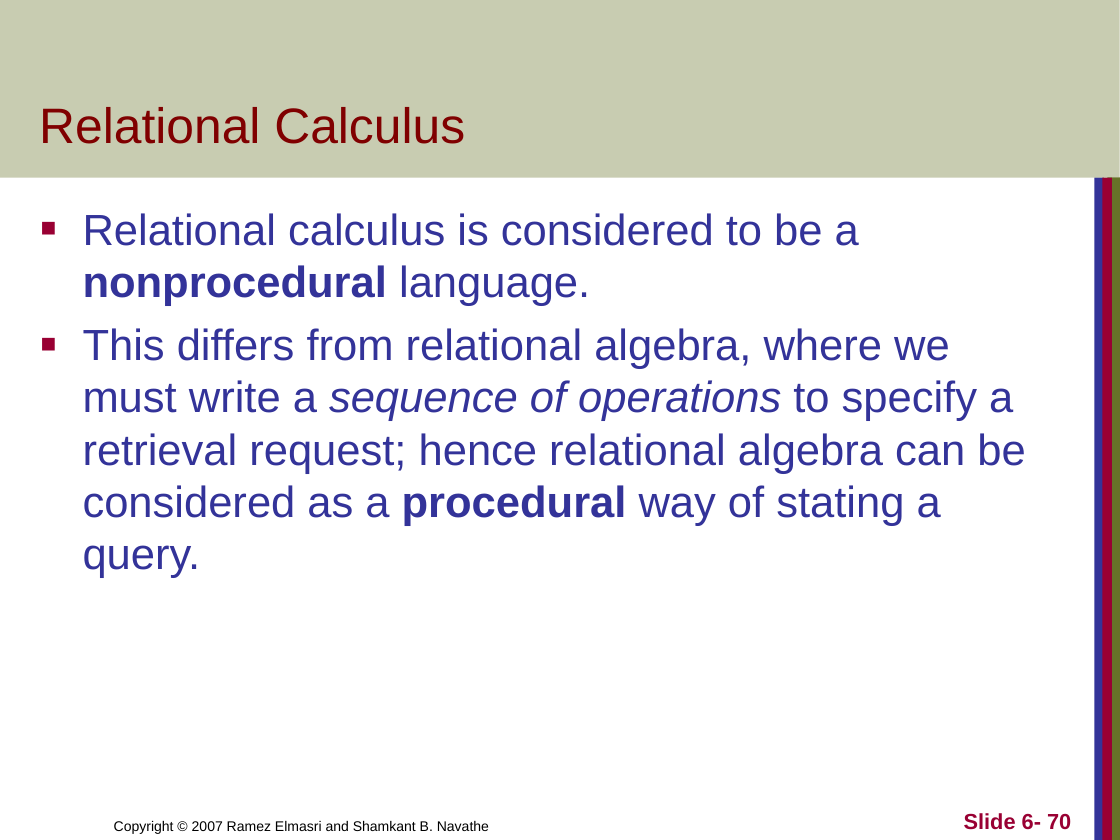
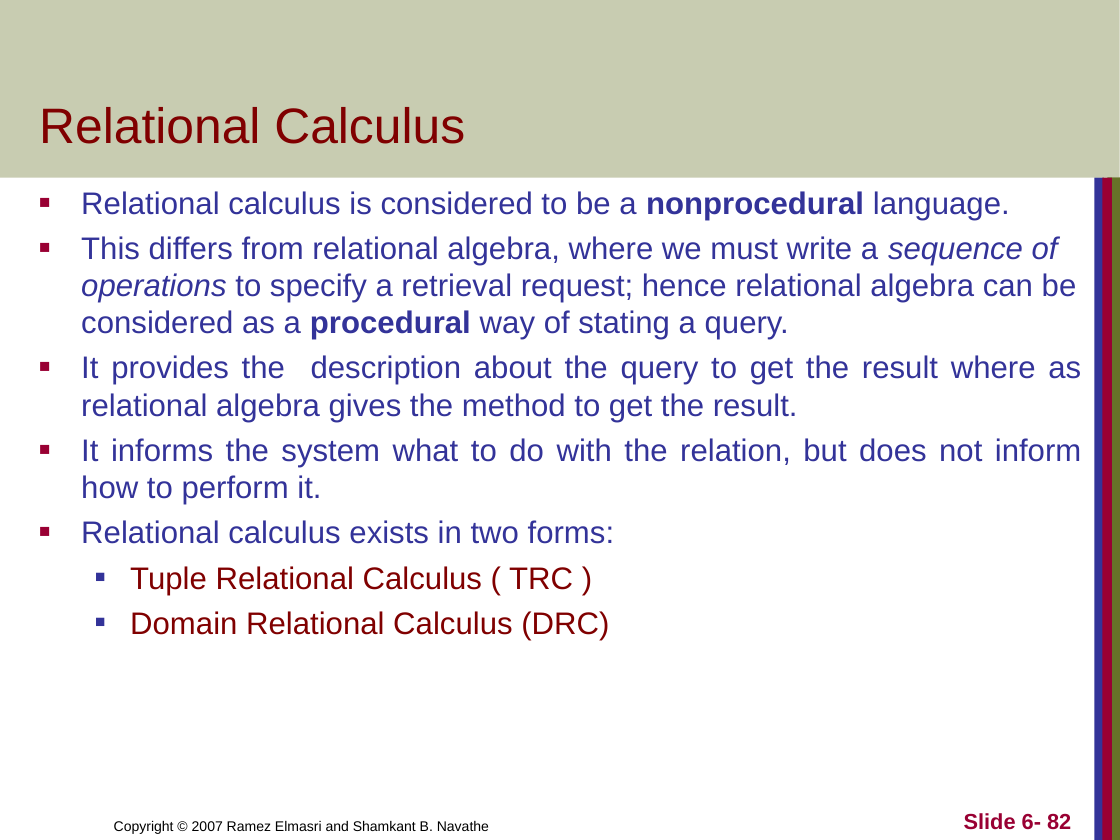
Before and after one commit to CodewothArjun/CSIT_4th_Sem, a slide deck: slide 82 of Database Management System/Unit 5 Relational Algebra and Relational Calculus.ppt (slide 70 before the commit). Drawn at 1120x840 pixels with LibreOffice and Linux fonts; fonts in the diff are those of the drawing. Boxes give left, top, right and bottom in pixels: in the first picture for what was removed or moved away, otherwise in the second. Text is boxed around its words. In the diff, an @@ line names an element or a change of style, - is before the commit and + after.

```diff
--- a/Database Management System/Unit 5 Relational Algebra and Relational Calculus.ppt
+++ b/Database Management System/Unit 5 Relational Algebra and Relational Calculus.ppt
@@ text "Relational calculus is considered to ...": place and size @@
-text "Relational calculus is considered to ..." at [83, 213, 1025, 578]
+text "Relational calculus is considered to ..." at [81, 191, 1081, 640]
@@ text at [81, 191, 1077, 340]: size 28 to 20 pt in "Relational calculus is considered to be a ...", "This differs from relational algebra, where we ..."; less space between paragraphs @@
@@ text at [81, 355, 1081, 640]: paragraphs added @@
+■ It provides the description about the query to get the result where as relational algebra gives the method to get the result.
+■ It informs the system what to do with the relation, but does not inform how to perform it.
+■ Relational calculus exists in two forms:
+  ■ Tuple Relational Calculus ( TRC )
+  ■ Domain Relational Calculus (DRC)
@@ page number at [964, 813, 1071, 830]: text changed @@
-Slide 6- 70
+Slide 6- 82
```
Also in this commit, not shown: 6 other slides changed, 14 slides added, 11 slides removed, 8 other files.
